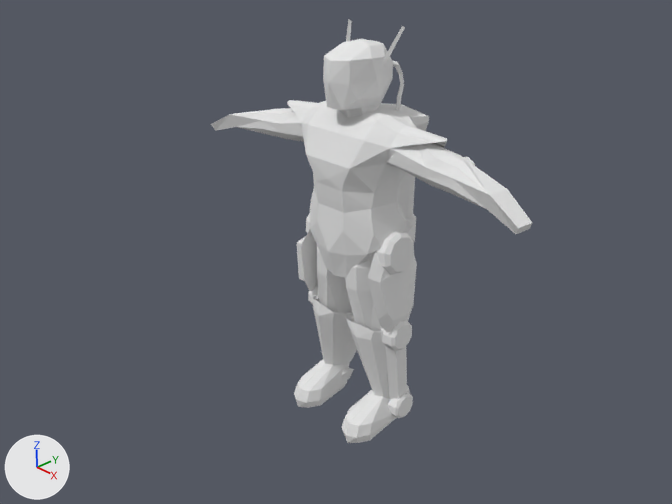
Two versions of the Blender file base/models/soldiers/malepower/malepower.blend, one commit apart.
The view is the same before and after, from the file's camera 'Camera'. The axes (+X, +Y, +Z) are drawn at lower left. The lights are the same throughout.

The first picture shows 'head.001', 'powersuit'.
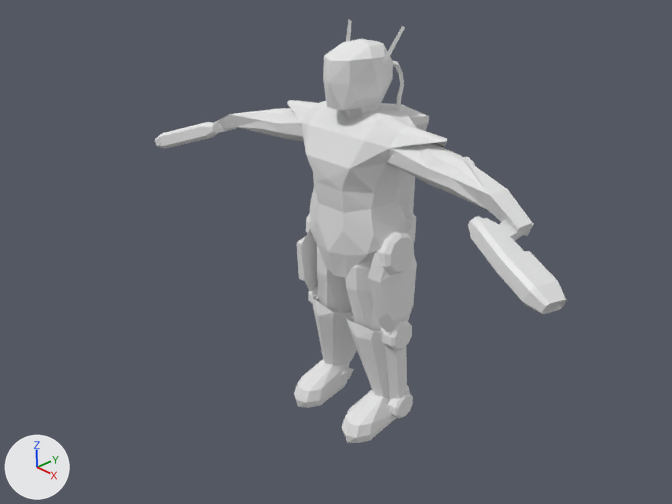
Commit message: * Fixed some double-used actions * Started with aniamtion for akimbo pistols

Boxes [x1, y1, x2, y2] around the edits, measured in the pictures (672 x 504 px):
```json
{"object": "laserpistol.002", "change": "shown", "after": [468, 216, 567, 314]}
{"object": "laserpistol.001", "change": "shown", "after": [155, 122, 237, 149]}
```

Edits to the scene script, one JSON object a line:
```json
{"op": "remove", "block": "ob_laserpistol_001", "code": "ob_laserpistol_001.hide_set(True)  # its collection is switched off"}
{"op": "set", "path": "ob_laserpistol_001.location", "old": "(0.0, 0.0, 0.0)", "new": "(-26.3, 0.2, 7.2)"}
{"op": "set", "path": "ob_laserpistol_001.rotation_euler", "old": "(0.0, 0.0, 0.0)", "new": "(1.285, 1.248, 0.0)", "note": "degrees (0, 0, 0) -> degrees (74, 72, 0)"}
{"op": "remove", "block": "ob_laserpistol_002", "code": "ob_laserpistol_002.hide_set(True)  # its collection is switched off"}
{"op": "set", "path": "ob_laserpistol_002.location", "old": "(0.0, 0.0, 0.0)", "new": "(26.0, -0.1, 6.8)"}
{"op": "set", "path": "ob_laserpistol_002.rotation_euler", "old": "(0.0, 0.0, 0.0)", "new": "(1.319, -1.228, 0.0)", "note": "degrees (0, 0, 0) -> degrees (76, -70, 0)"}
```
